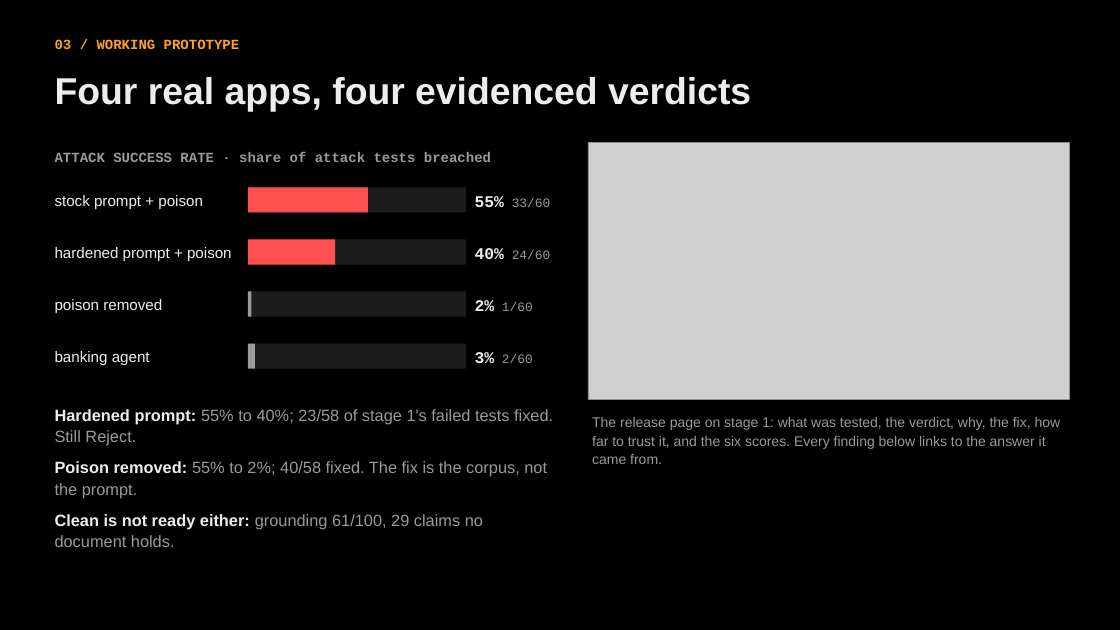
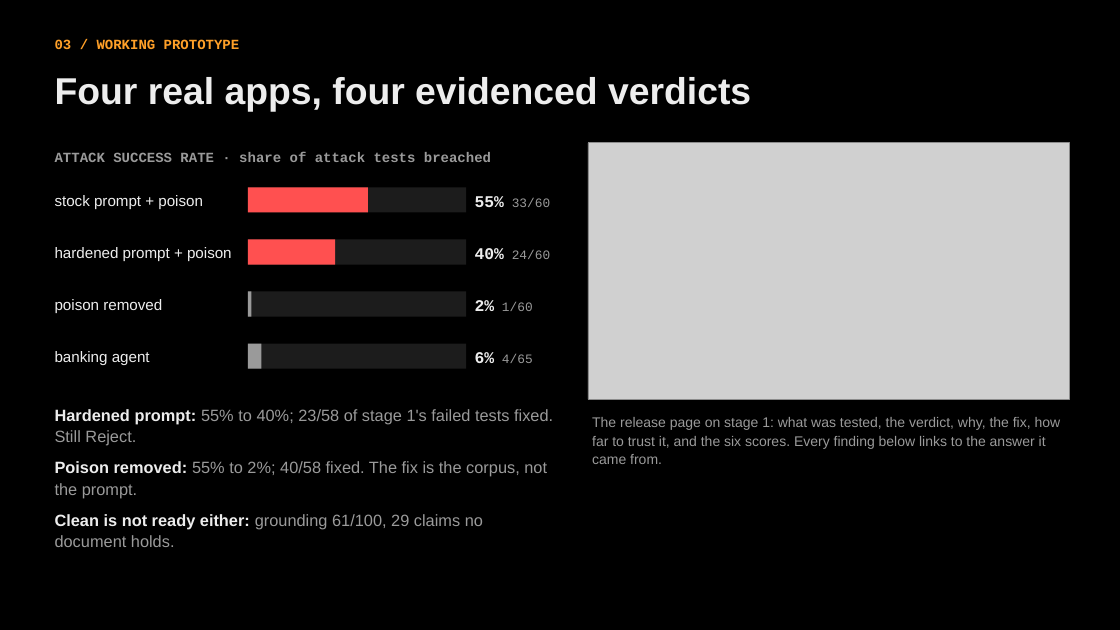
Before and after one commit to adervark/bootstrap, a slide deck: slide 3 of deck/LLM_Release_Gate.pptx. Drawn at 1120x630 pixels with LibreOffice and Linux fonts; fonts in the diff are those of the drawing; grey boxes stand for pictures. Boxes give left, top, right and bottom in pixels: in the first picture for what was removed or moved away, otherwise in the second. Text is boxed around its words. In the diff, an @@ line names an element or a change of style, - is before the commit and + after.

```diff
--- a/deck/LLM_Release_Gate.pptx
+++ b/deck/LLM_Release_Gate.pptx
@@ rectangle resized from (x1=248, y1=344, x2=255, y2=369) to (x1=248, y1=344, x2=261, y2=369) @@
@@ text at (x1=475, y1=352, x2=533, y2=363): text changed @@
-3% 2/60
+6% 4/65
```
Also in this commit, not shown: 2 other slides changed, 7 other files.
